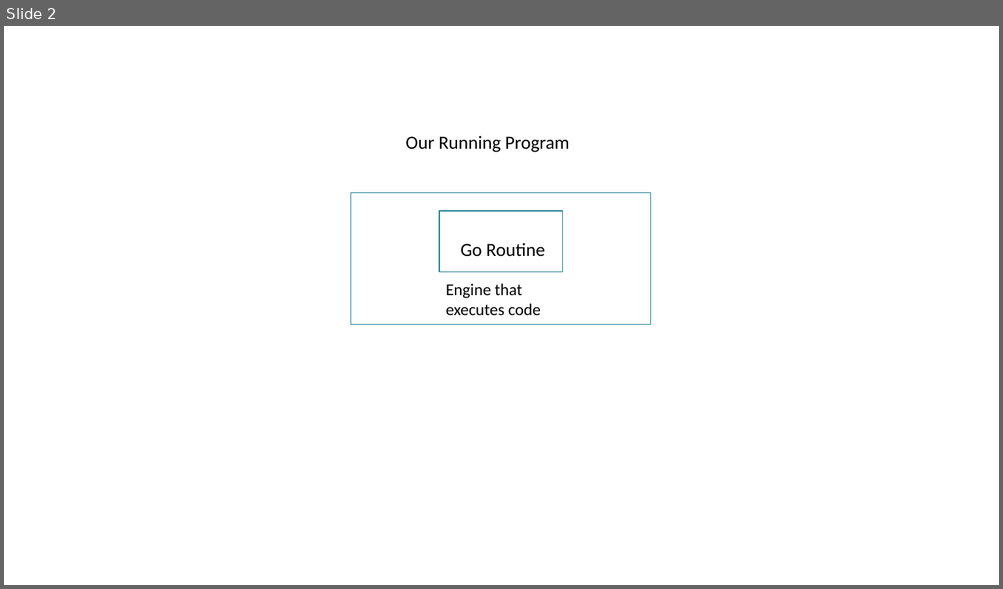
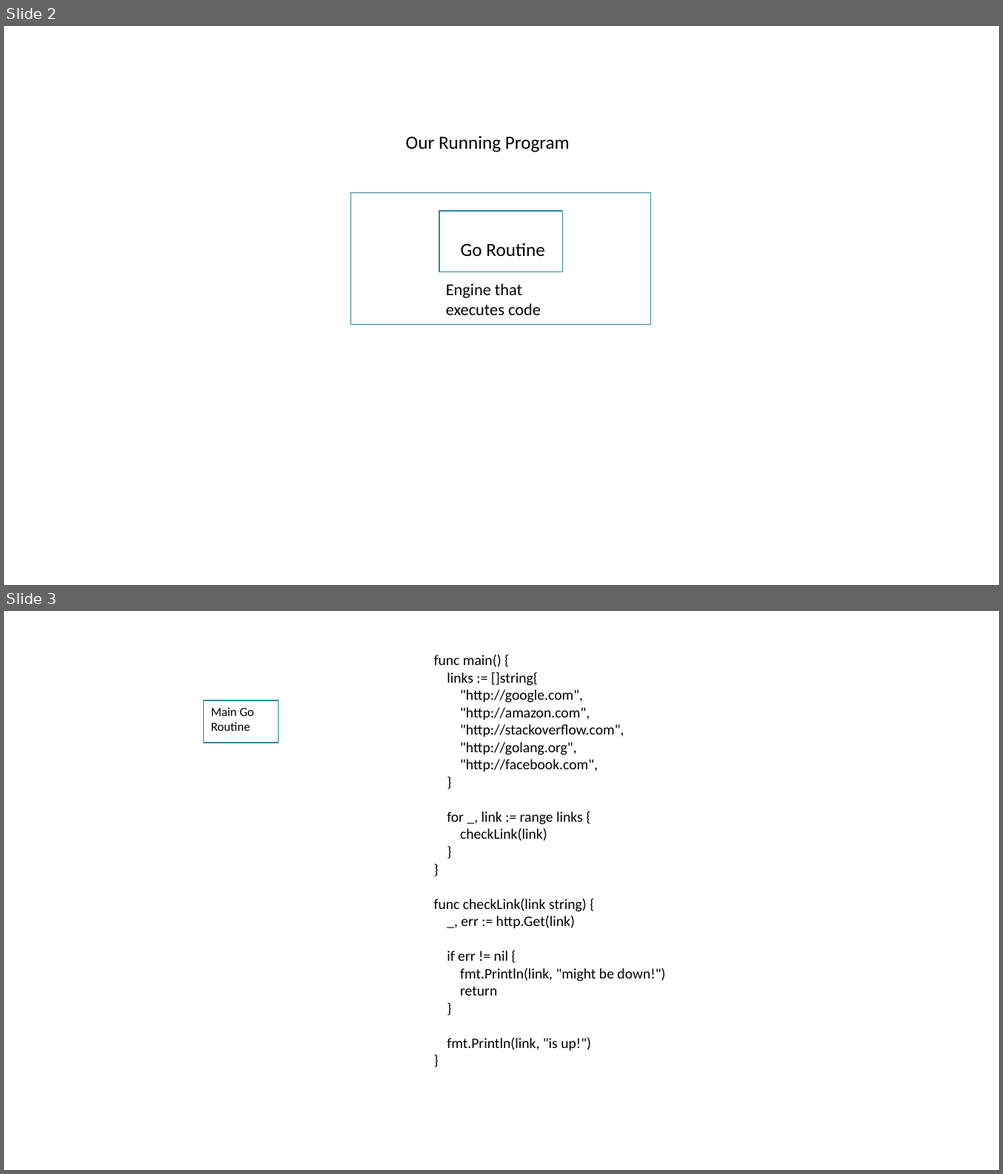
Before and after one commit to kevinlin47/Learn_Go, a slide deck: channels and go routines/Channels and Go Routines Part 3.pptx. Shown one above the other, each under a label of ours: slide 2 before the commit, slides 2 and 3 after it. The pictures are 1003x589 and 1003x1174 pixels, drawn with LibreOffice and Linux fonts; fonts in the diff are those of the drawing. Boxes give left, top, right and bottom in pixels: in the first picture for what was removed or moved away, otherwise in the second. Text is boxed around its words. In the diff, an @@ line names an element or a change of style, - is before the commit and + after.

Commit message:
Add Slides 2 and 3

```diff
--- a/channels and go routines/Channels and Go Routines Part 3.pptx
+++ b/channels and go routines/Channels and Go Routines Part 3.pptx
@@ slide 3 added at [4,611,999,1170], background #FFFFFF @@
@@ text added at [434,655,665,1051], 14 pt, text #000000 @@
+func main() {
+links := []string{
+"http://google.com",
+"http://amazon.com",
+"http://stackoverflow.com",
+"http://golang.org",
+"http://facebook.com",
+}
+for _, link := range links {
+checkLink(link)
+}
+}
+func checkLink(link string) {
+_, err := http.Get(link)
+if err != nil {
+fmt.Println(link, "might be down!")
+return
+}
+fmt.Println(link, "is up!")
+}
@@ rectangle added at [204,701,279,742], fill #FFFFFF, outline #2F8A9B 0.85 pt @@
@@ text added at [211,707,253,731], 12 pt, text #000000 @@
+Main Go Routine
```
